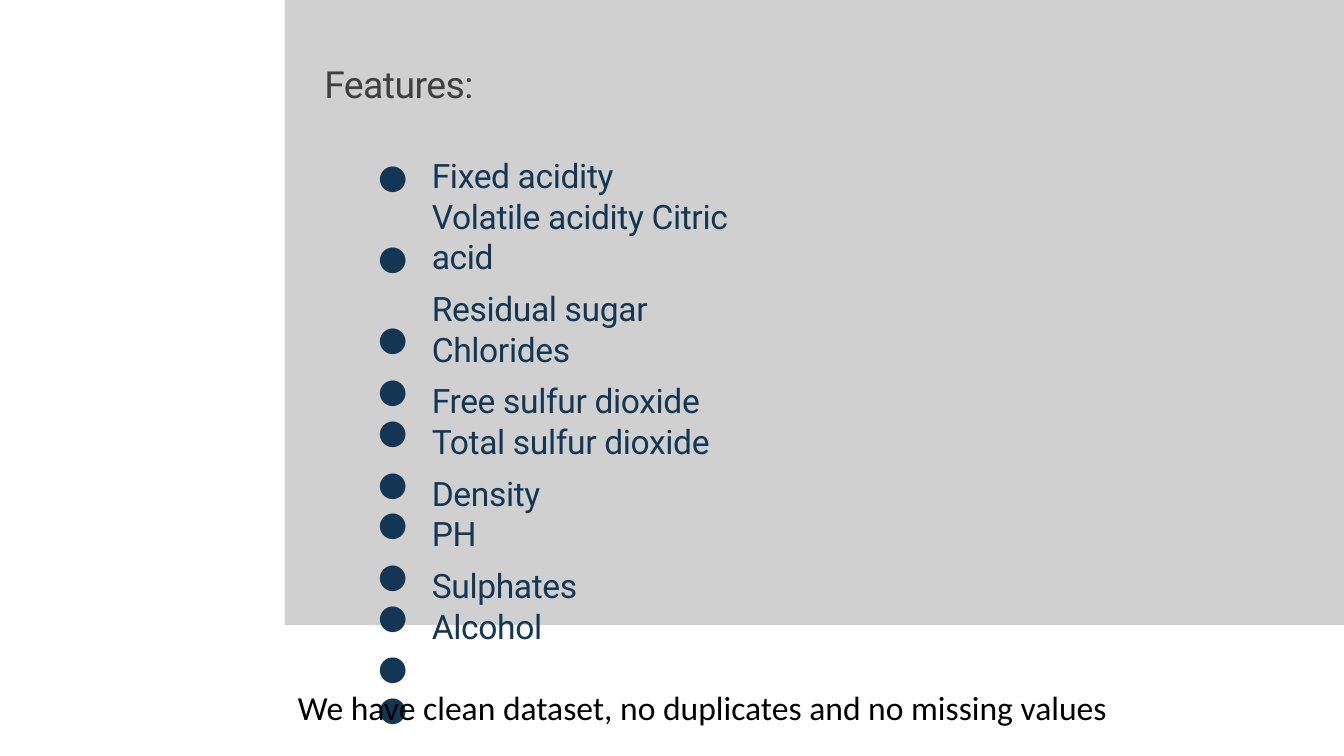
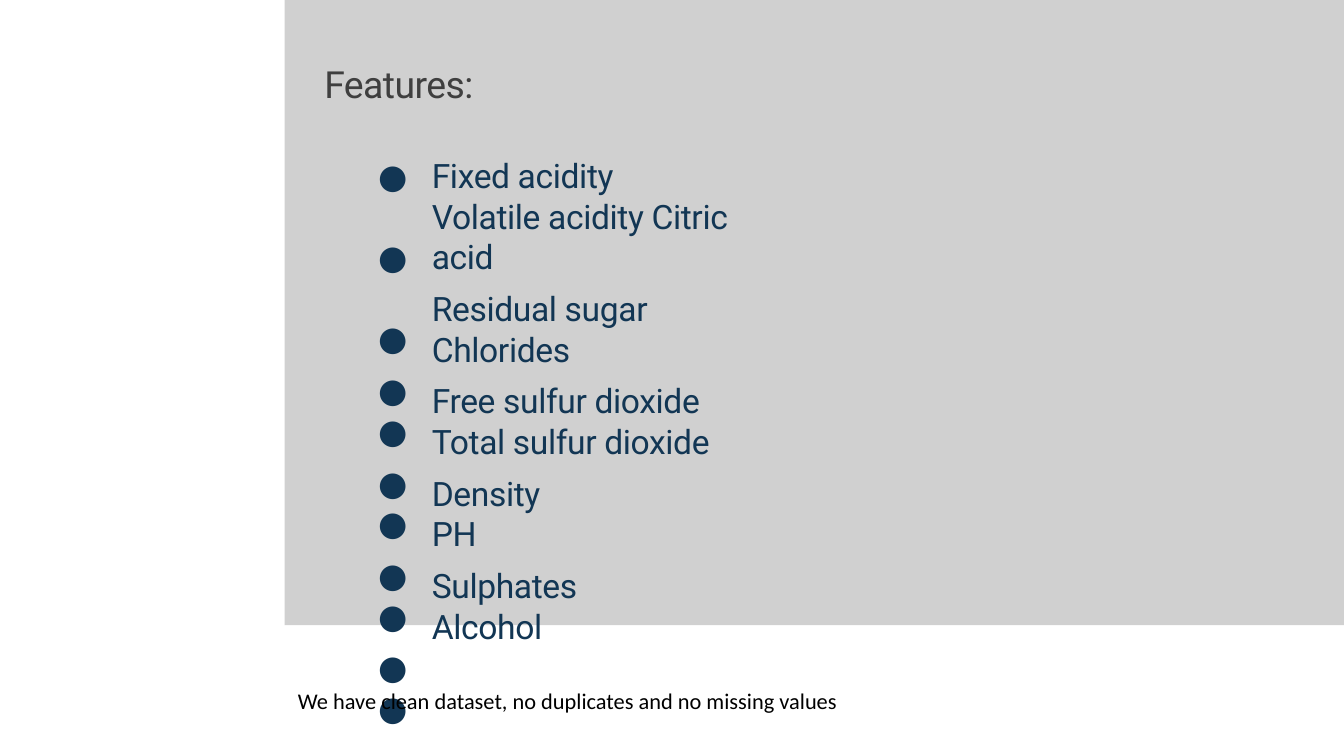
Before and after one commit to htmtty123/Predicting-Wine-Quality, a slide deck: slide 7 of presentation_slides_FC.pptx. Drawn at 1344x756 pixels with LibreOffice and Linux fonts; fonts in the diff are those of the drawing; grey boxes stand for pictures; background and template pictures are left out. Boxes give left, top, right and bottom in pixels: in the first picture for what was removed or moved away, otherwise in the second. Text is boxed around its words. In the diff, an @@ line names an element or a change of style, - is before the commit and + after.

```diff
--- a/presentation_slides_FC.pptx
+++ b/presentation_slides_FC.pptx
@@ text "We have clean dataset, no ..." at (298, 693, 836, 715): size 18 to 12 pt @@
```
Also in this commit, not shown: 6 other slides changed, 1 slide added.
